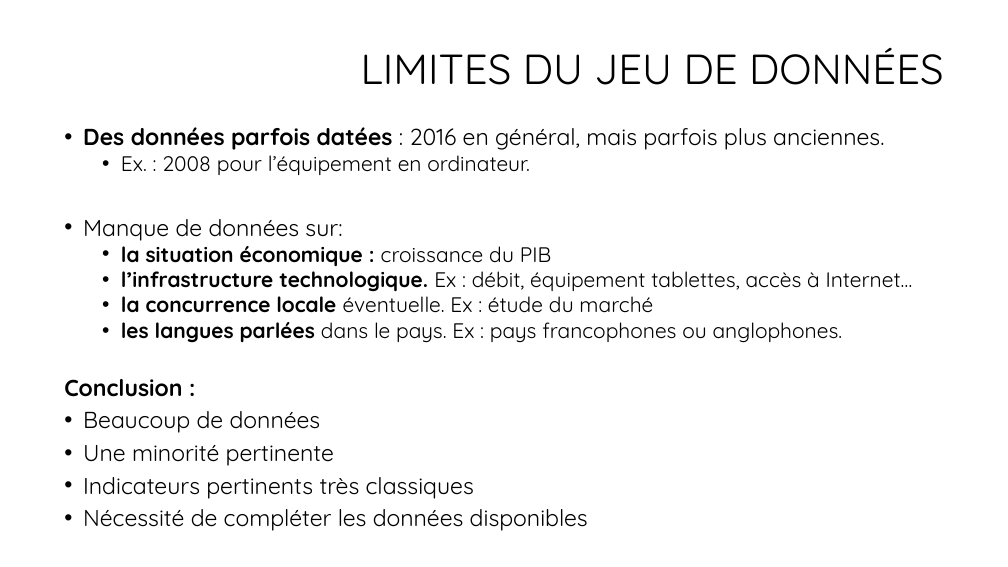
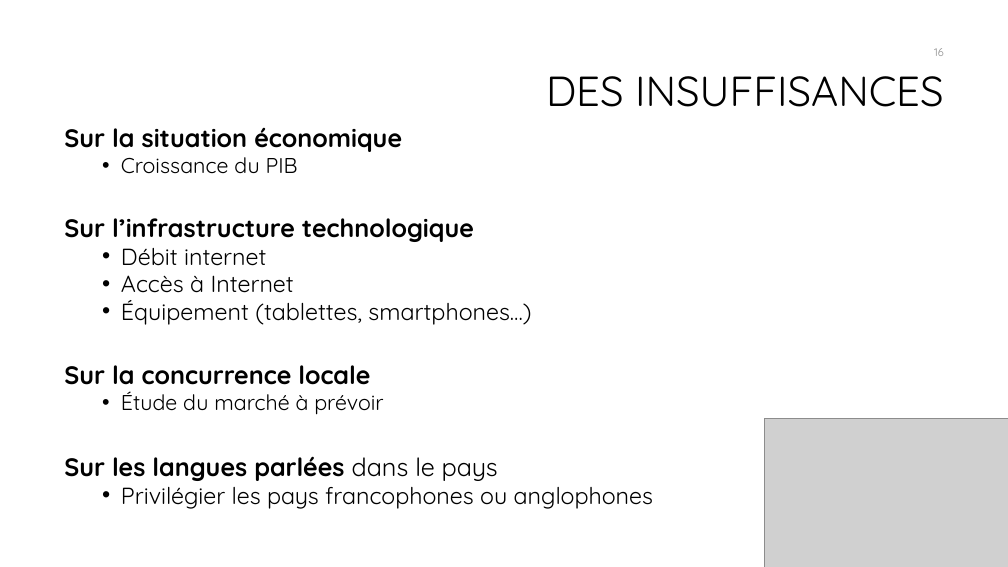
Before and after one commit to bayethiernodiop/Parcours-Data-Scientist, a slide deck: slide 16 of projet2/projet2.pptx (slide 13 before the commit). Drawn at 1008x567 pixels with LibreOffice and Linux fonts; fonts in the diff are those of the drawing; grey boxes stand for pictures; background and template pictures are left out. Boxes give left, top, right and bottom in pixels: in the first picture for what was removed or moved away, otherwise in the second. Text is boxed around its words. In the diff, an @@ line names an element or a change of style, - is before the commit and + after.

```diff
--- a/projet2/projet2.pptx
+++ b/projet2/projet2.pptx
@@ page number added at (934, 48, 944, 56), 10.5 pt, text #8C8C8C @@
+16
@@ title at (546, 76, 944, 107): text changed @@
-LIMITES DU JEU DE DONNÉES
+DES INSUFFISANCES
@@ text at (64, 128, 653, 509): text changed; size 20 to 24.1 pt @@
-• Des données parfois datées : 2016 en général, mais parfois plus anciennes.
-  • Ex. : 2008 pour l’équipement en ordinateur.
-• Manque de données sur:
-  • la situation économique : croissance du PIB
-  • l’infrastructure technologique. Ex : débit, équipement tablettes, accès à Internet…
-  • la concurrence locale éventuelle. Ex : étude du marché
-  • les langues parlées dans le pays. Ex : pays francophones ou anglophones.
-Conclusion :
-• Beaucoup de données
-• Une minorité pertinente
-• Indicateurs pertinents très classiques
-• Nécessité de compléter les données disponibles
+Sur la situation économique
+  • Croissance du PIB
+Sur l’infrastructure technologique
+  • Débit internet
+  • Accès à Internet
+  • Équipement (tablettes, smartphones…)
+Sur la concurrence locale
+  • Étude du marché à prévoir
+Sur les langues parlées dans le pays
+  • Privilégier les pays francophones ou anglophones
@@ picture added at (765, 418, 1008, 567) @@
```
Also in this commit, not shown: 8 other slides changed, 10 slides added, 5 slides removed, 13 other files.
